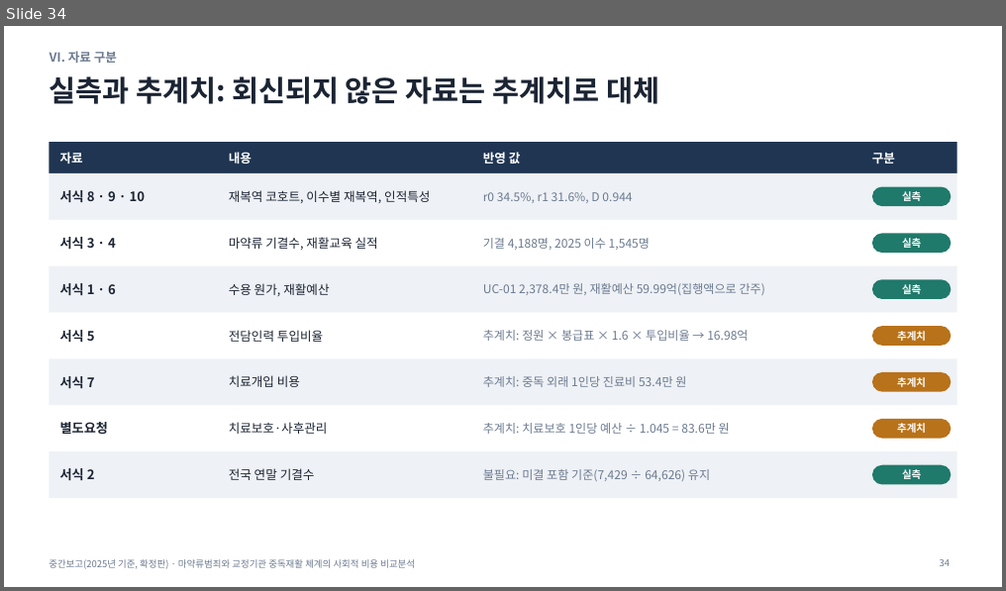
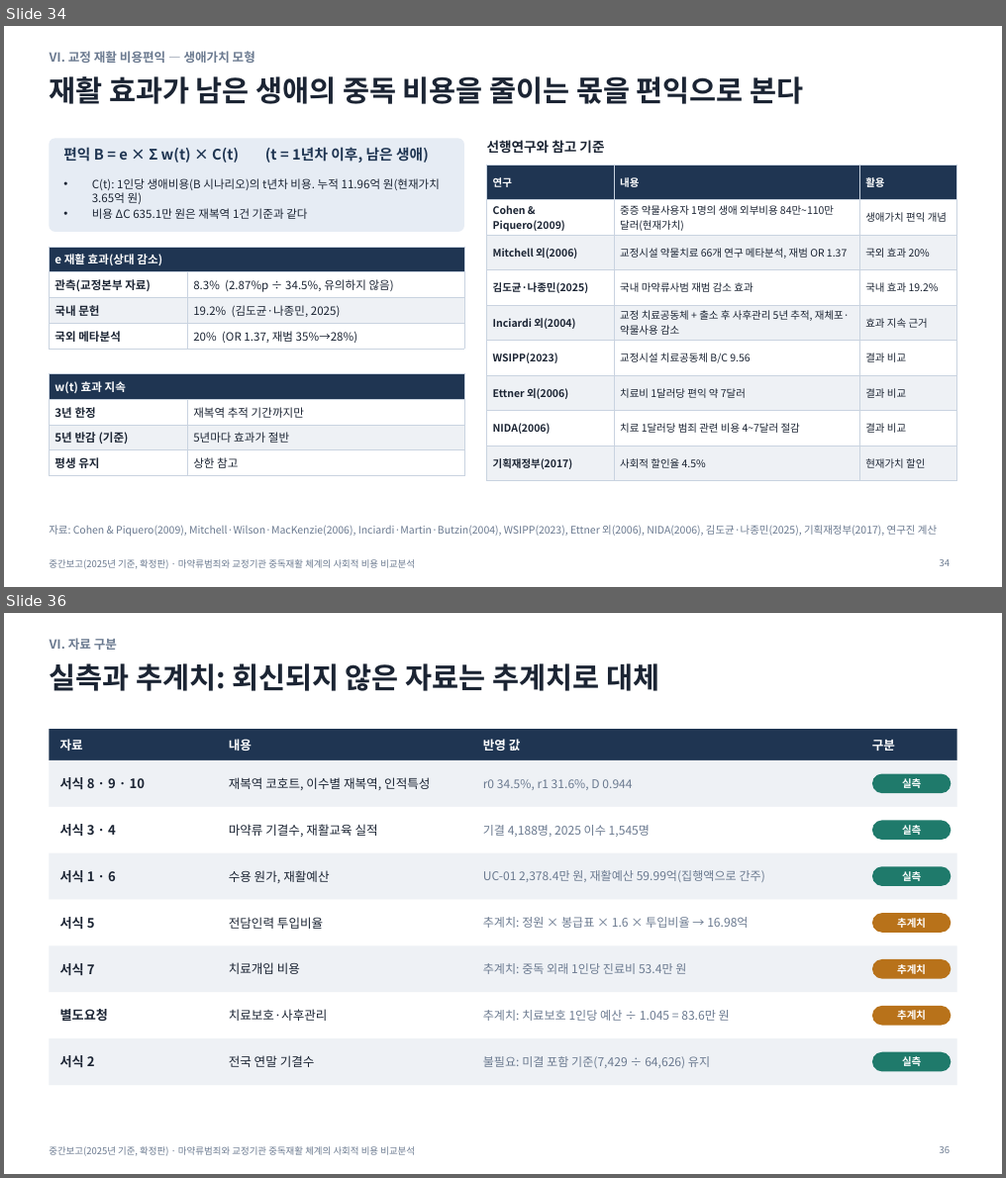
Before and after one commit to adminmrobo/drug-crime-social-cost, a slide deck: deliverables/2026-11-16_확정판/중간보고_마약류사회적비용_2025기준_확정판.pptx. Shown one above the other, each under a label of ours: slide 34 before the commit, slides 34 and 36 after it; the slides between them are not shown. The pictures are 1006x591 and 1006x1178 pixels, drawn with LibreOffice and Linux fonts; fonts in the diff are those of the drawing. Boxes give left, top, right and bottom in pixels: in the first picture for what was removed or moved away, otherwise in the second. Text is boxed around its words. In the diff, an @@ line names an element or a change of style, - is before the commit and + after.

Commit message:
생애가치 기준 교정 재활 비용편익과 정책 제언 추가(덱·별지1·확정판 별지·엑셀·스크립트)

```diff
--- a/deliverables/2026-11-16_확정판/중간보고_마약류사회적비용_2025기준_확정판.pptx
+++ b/deliverables/2026-11-16_확정판/중간보고_마약류사회적비용_2025기준_확정판.pptx
@@ slide 34 added at (4, 26, 1002, 587), background #FFFFFF; not listed: 1 template element that a slide beside it also shows @@
@@ text added at (49, 51, 255, 63), 12 pt, text #6B7A90, bold @@
+Ⅵ. 교정 재활 비용편익 — 생애가치 모형
@@ title added at (49, 76, 804, 104), 28 pt, text #1B2433, bold @@
+재활 효과가 남은 생애의 중독 비용을 줄이는 몫을 편익으로 본다
@@ rounded rectangle added at (49, 138, 464, 232), fill #E6ECF4 @@
@@ text added at (487, 140, 604, 154), 13 pt, text #1B2433, bold @@
+선행연구와 참고 기준
@@ text added at (63, 147, 429, 163), 14 pt, text #1F3552, bold @@
+편익 B = e × Σ w(t) × C(t) (t = 1년차 이후, 남은 생애)
@@ table added at (487, 165, 957, 473), 9 rows, 3 columns @@
+연구 | 내용 | 활용
+Cohen & Piquero(2009) | 중증 약물사용자 1명의 생애 외부비용 84만~110만 달러(현재가치) | 생애가치 편익 개념
+Mitchell 외(2006) | 교정시설 약물치료 66개 연구 메타분석, 재범 OR 1.37 | 국외 효과 20%
+김도균·나종민(2025) | 국내 마약류사범 재범 감소 효과 | 국내 효과 19.2%
+Inciardi 외(2004) | 교정 치료공동체 + 출소 후 사후관리 5년 추적, 재체포·약물사용 감소 | 효과 지속 근거
+WSIPP(2023) | 교정시설 치료공동체 B/C 9.56 | 결과 비교
+Ettner 외(2006) | 치료비 1달러당 편익 약 7달러 | 결과 비교
+NIDA(2006) | 치료 1달러당 범죄 관련 비용 4~7달러 절감 | 결과 비교
+기획재정부(2017) | 사회적 할인율 4.5% | 현재가치 할인
@@ text added at (92, 178, 440, 219), 11 pt, text #1B2433 @@
+• C(t): 1인당 생애비용(B 시나리오)의 t년차 비용. 누적 11.96억 원(현재가치 3.65억 원)
+• 비용 ΔC 635.1만 원은 재복역 1건 기준과 같다
@@ table added at (49, 247, 464, 347), 4 rows, 2 columns @@
+e 재활 효과(상대 감소) | 
+관측(교정본부 자료) | 8.3% (2.87%p ÷ 34.5%, 유의하지 않음)
+국내 문헌 | 19.2% (김도균·나종민, 2025)
+국외 메타분석 | 20% (OR 1.37, 재범 35%→28%)
@@ table added at (49, 374, 464, 472), 4 rows, 2 columns @@
+w(t) 효과 지속 | 
+3년 한정 | 재복역 추적 기간까지만
+5년 반감 (기준) | 5년마다 효과가 절반
+평생 유지 | 상한 참고
@@ text added at (49, 525, 937, 537), 10 pt, text #6B7A90 @@
+자료: Cohen & Piquero(2009), Mitchell·Wilson·MacKenzie(2006), Inciardi·Martin·Butzin(2004), WSIPP(2023), Ettner 외(2006), NIDA(2006), 김도균·나종민(2025), 기획재정부(2017), 연구진 계산
@@ page number added at (940, 560, 949, 567), 9 pt, text #6B7A90 @@
+34
@@ what was slide 34 is now slide 36 @@
```
Also in this commit, not shown: 5 slides changed, 4 other slides added, 20 other files.
